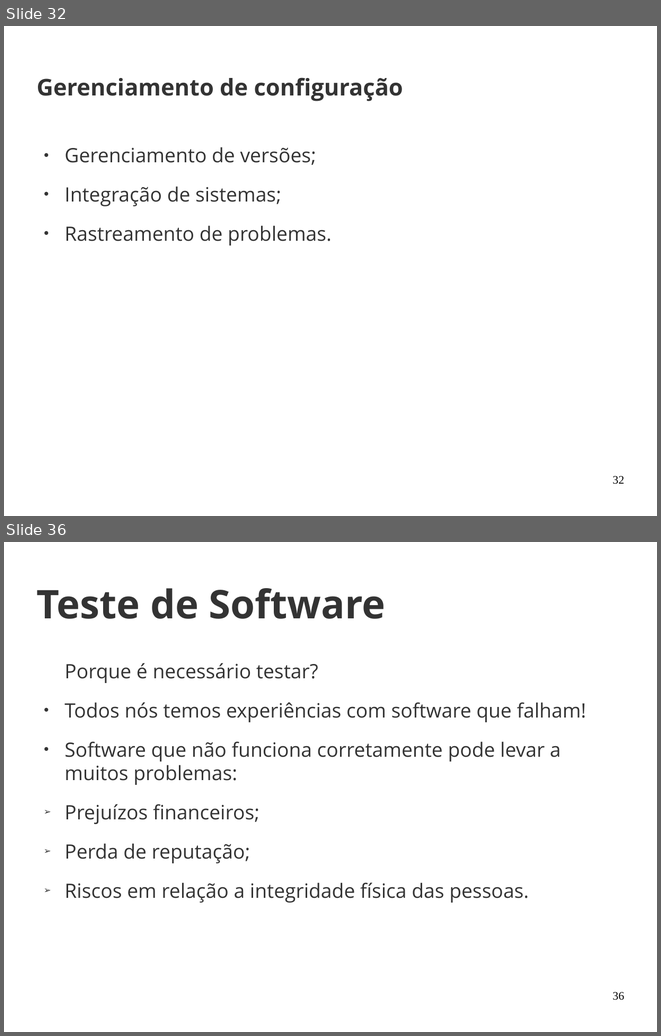
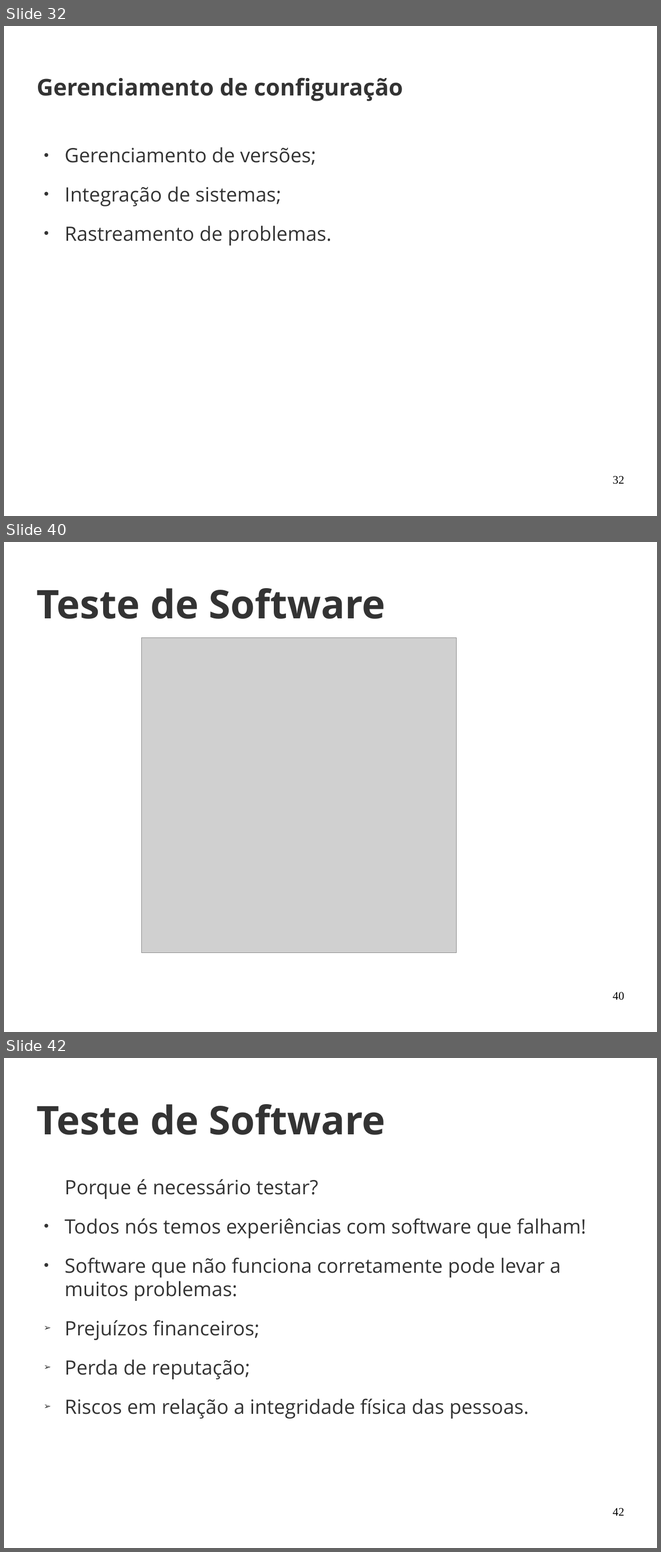
Before and after one commit to joaohelio/eng_de_software, a slide deck: Aulas/20170429/aula_2.odp. Shown one above the other, each under a label of ours: slides 32 and 36 before the commit, slides 32, 40 and 42 after it; the slides between them are not shown. The pictures are 661x1036 and 661x1552 pixels, drawn with LibreOffice and Linux fonts; fonts in the diff are those of the drawing; grey boxes stand for pictures; background and template pictures are left out. Boxes give left, top, right and bottom in pixels: in the first picture for what was removed or moved away, otherwise in the second. Text is boxed around its words. In the diff, an @@ line names an element or a change of style, - is before the commit and + after.

```diff
--- a/Aulas/20170429/aula_2.odp
+++ b/Aulas/20170429/aula_2.odp
@@ slide 40 added at (x1=4, y1=542, x2=657, y2=1032), background picture (left out) @@
@@ title added at (x1=37, y1=588, x2=385, y2=619), 48 pt, text #333333, bold @@
+Teste de Software
@@ picture added at (x1=142, y1=638, x2=457, y2=953) @@
@@ page number added at (x1=612, y1=991, x2=624, y2=1000), 14 pt, text #000000 @@
+40
@@ what was slide 36 is now slide 42 @@
@@ page number at (x1=612, y1=1507, x2=624, y2=1515): text changed @@
-36
+42
```
Also in this commit, not shown: 1 slide changed, 7 other slides added, 2 slides removed.
